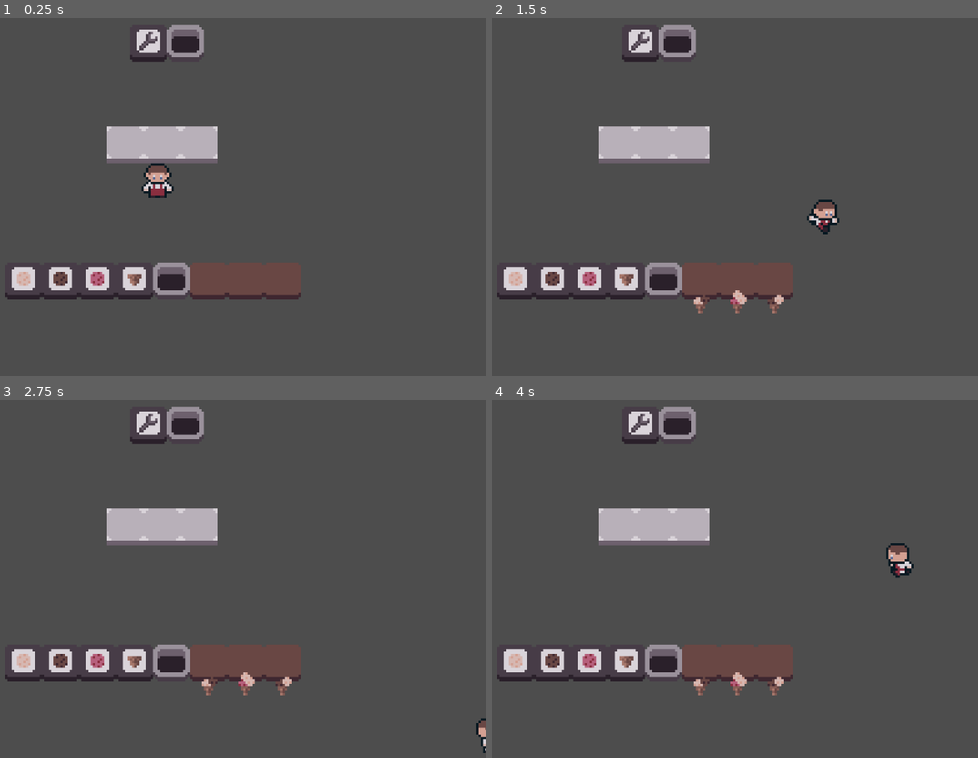
Above: before the commit, frames 1-4 (two rows, left to right).
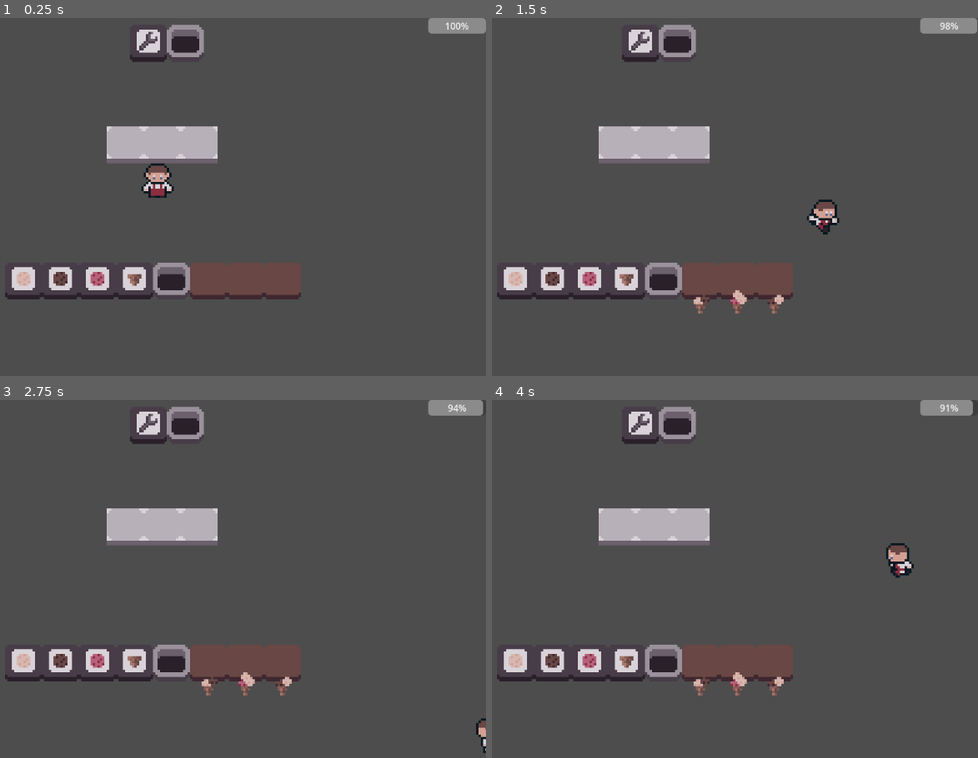
Above: after the commit, the same moments.

Repository: ToBinio/ice-truck
Game: Godot game, scene res://main.tscn
Two runs of this game, one before a commit and one after it. Both use one fixed random seed, a clock stepped at 60 frames per second and the inputs below.
Inputs:
- Up to frame 1 (0.25 s): no input
- Up to frame 2 (1.5 s): hold Right (right) 0.53-1.28 s; hold E (interact) 0.53-1.28 s; hold Down (down) from 1.28 s (still down); tap E (interact) at 1.35 s
- Up to frame 3 (2.75 s): release Down (down) at 2.03 s; hold Right (right) from 2.03 s (still down); hold E (interact) from 2.03 s (still down)
- Up to frame 4 (4 s): release Right (right) at 2.78 s; release E (interact) at 2.78 s; hold Up (up) 2.78-3.53 s; tap E (interact) at 2.85 s; tap Enter at 3.5 s; hold Left (left) from 3.53 s (still down); hold E (interact) from 3.53 s (still down)

The runs differ from the first frame. In frame 1, 0.5% of the frame differs, in the area x 88-100%, y 0-5%; in frame 2, 0.5%; in frame 3, 0.5%; in frame 4, 0.5%.

Commit message:
happiness meter - #4

Diff:
--- a/Interactables/Service/Service.tscn
+++ b/Interactables/Service/Service.tscn
@@ -26,7 +26,7 @@
 [sub_resource type="PlaceholderTexture2D" id="PlaceholderTexture2D_ur4n8"]
 size = Vector2(10, 10)
 
-[node name="Interactable" instance=ExtResource("1_njncs")]
+[node name="Interactable" groups=["Service"] instance=ExtResource("1_njncs")]
 script = ExtResource("2_1o6vg")
 possible_ice = Array[ExtResource("3_uxhjx")]([ExtResource("4_myjxr"), ExtResource("5_2hnnq"), ExtResource("6_n83t4")])
 possible_base = Array[ExtResource("7_4rbit")]([ExtResource("8_2hnnq")])
--- a/Interactables/Service/service.gd
+++ b/Interactables/Service/service.gd
@@ -1,4 +1,5 @@
 extends Interactable
+class_name Service
 
 @export var possible_ice: Array[IceIngredient]
 @export var possible_base: Array[BaseIngredient]
@@ -26,8 +27,10 @@
 	if(task.is_same(player.item)):
 		task = null
 		_display_task()
+		GameManager.instance(self).happiness += 20
 		print("Served correcly")
 	else:
+		GameManager.instance(self).happiness -= 25
 		print("nope")
 
 	player.item = null
--- a/game_manager.gd
+++ b/game_manager.gd
@@ -1,4 +1,23 @@
 extends Node
+class_name GameManager
+
+@onready var happiness_bar: ProgressBar = %HappinessBar
+var happiness: float = 100.0
+
+static func instance(node: Node) -> GameManager:
+	return node.get_tree().get_first_node_in_group("GameManager")
+
+func _ready() -> void:
+	happiness_bar.value = happiness
+
+func _process(delta: float) -> void:
+	var service_tables = get_tree().get_nodes_in_group("Service") as Array[Service]
+
+	for service in service_tables:
+		if service.task:
+			happiness -= delta
+
+	happiness_bar.value = happiness
 
 func _on_timer_timeout() -> void:
 	var interactables = get_tree().get_nodes_in_group("Interactables")
--- a/main.tscn
+++ b/main.tscn
@@ -12,8 +12,31 @@
 [ext_resource type="Resource" uid="uid://cpsmhquju0ld2" path="res://Items/Ingredient/Ingredients/ice_vanilla.tres" id="10_efxa6"]
 [ext_resource type="PackedScene" uid="uid://kc1yw2x7uvuk" path="res://Interactables/Service/Service.tscn" id="11_efxa6"]
 
-[node name="Node2D" type="Node2D"]
+[node name="Main" type="Node2D"]
 y_sort_enabled = true
+
+[node name="CanvasLayer" type="CanvasLayer" parent="."]
+
+[node name="Control" type="Control" parent="CanvasLayer"]
+custom_minimum_size = Vector2(100, 25)
+layout_mode = 3
+anchors_preset = 1
+anchor_left = 1.0
+anchor_right = 1.0
+offset_left = -100.0
+offset_bottom = 26.63
+grow_horizontal = 0
+
+[node name="HappinessBar" type="ProgressBar" parent="CanvasLayer/Control"]
+unique_name_in_owner = true
+layout_mode = 1
+anchors_preset = 15
+anchor_right = 1.0
+anchor_bottom = 1.0
+offset_top = -0.185
+offset_bottom = 0.184999
+grow_horizontal = 2
+grow_vertical = 2
 
 [node name="GameManager" type="Node" parent="." groups=["GameManager"]]
 script = ExtResource("1_4c57u")
@@ -22,73 +45,76 @@
 wait_time = 5.0
 autostart = true
 
+[node name="Camera2D" type="Camera2D" parent="."]
+zoom = Vector2(4, 4)
+
 [node name="Player" parent="." instance=ExtResource("1_ig7tw")]
 position = Vector2(2, -13)
 
-[node name="Table2" parent="." instance=ExtResource("2_0xm2m")]
+[node name="World" type="Node2D" parent="."]
+y_sort_enabled = true
+
+[node name="Table2" parent="World" instance=ExtResource("2_0xm2m")]
 y_sort_enabled = false
 position = Vector2(4, -26)
 
-[node name="Table3" parent="." instance=ExtResource("2_0xm2m")]
+[node name="Table3" parent="World" instance=ExtResource("2_0xm2m")]
 y_sort_enabled = false
 position = Vector2(20, -26)
 
-[node name="Table" parent="." instance=ExtResource("2_0xm2m")]
+[node name="Table" parent="World" instance=ExtResource("2_0xm2m")]
 y_sort_enabled = false
 position = Vector2(-12, -26)
 
-[node name="Trash" parent="." instance=ExtResource("6_7mycd")]
+[node name="Trash" parent="World" instance=ExtResource("6_7mycd")]
 y_sort_enabled = false
 position = Vector2(8, 33)
 is_broken = false
 
-[node name="Trash2" parent="." instance=ExtResource("6_7mycd")]
+[node name="Trash2" parent="World" instance=ExtResource("6_7mycd")]
 y_sort_enabled = false
 position = Vector2(14, -70)
 is_broken = false
 can_break = false
 
-[node name="Spawner2" parent="." instance=ExtResource("7_272bh")]
+[node name="Spawner2" parent="World" instance=ExtResource("7_272bh")]
 y_sort_enabled = false
 position = Vector2(-24, 33)
 ingredient = ExtResource("8_5vw27")
 is_broken = false
 
-[node name="Spawner3" parent="." instance=ExtResource("7_272bh")]
+[node name="Spawner3" parent="World" instance=ExtResource("7_272bh")]
 y_sort_enabled = false
 position = Vector2(-40, 33)
 ingredient = ExtResource("9_4c57u")
 is_broken = false
 
-[node name="Spawner4" parent="." instance=ExtResource("7_272bh")]
+[node name="Spawner4" parent="World" instance=ExtResource("7_272bh")]
 y_sort_enabled = false
 position = Vector2(-56, 33)
 ingredient = ExtResource("10_efxa6")
 is_broken = false
 
-[node name="Spawner" parent="." instance=ExtResource("7_272bh")]
+[node name="Spawner" parent="World" instance=ExtResource("7_272bh")]
 y_sort_enabled = false
 position = Vector2(-8, 33)
 ingredient = ExtResource("4_lquwl")
 is_broken = false
 
-[node name="Spawner5" parent="." instance=ExtResource("7_272bh")]
+[node name="Spawner5" parent="World" instance=ExtResource("7_272bh")]
 y_sort_enabled = false
 position = Vector2(-2, -70)
 ingredient = ExtResource("8_efxa6")
 is_broken = false
 can_break = false
 
-[node name="Camera2D" type="Camera2D" parent="."]
-zoom = Vector2(4, 4)
-
-[node name="Interactable" parent="." instance=ExtResource("11_efxa6")]
+[node name="Interactable" parent="World" instance=ExtResource("11_efxa6")]
 position = Vector2(24, 33)
 
-[node name="Interactable2" parent="." instance=ExtResource("11_efxa6")]
+[node name="Interactable2" parent="World" instance=ExtResource("11_efxa6")]
 position = Vector2(40, 33)
 
-[node name="Interactable3" parent="." instance=ExtResource("11_efxa6")]
+[node name="Interactable3" parent="World" instance=ExtResource("11_efxa6")]
 position = Vector2(56, 33)
 
 [connection signal="timeout" from="GameManager/Timer" to="GameManager" method="_on_timer_timeout"]
--- a/project.godot
+++ b/project.godot
@@ -19,6 +19,7 @@
 
 GameManager=""
 Interactables=""
+Service=""
 
 [input]
 
